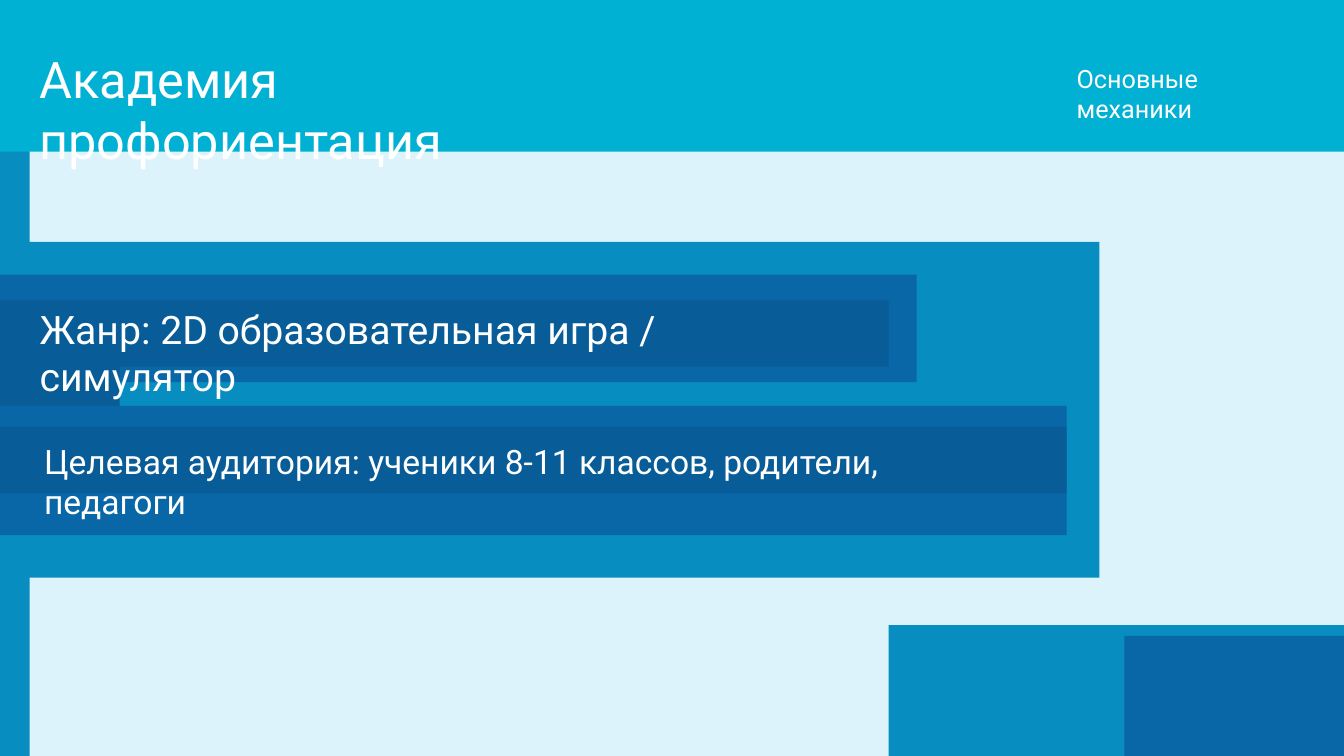
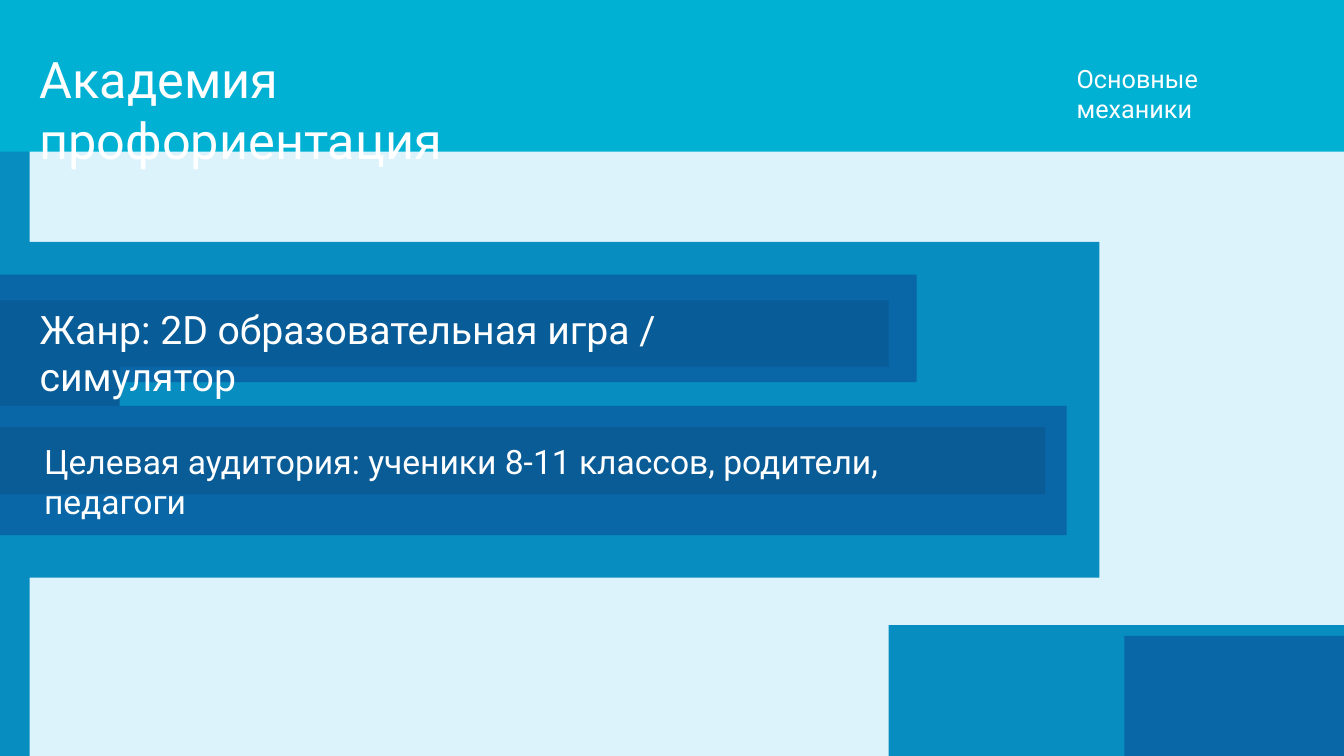
Before and after one commit to konopaty11/AcademyofCareerGuidance, a slide deck: slide 2 of Presentation/AcademyofCareerGuidance.pptx. Drawn at 1344x756 pixels with LibreOffice and Linux fonts; fonts in the diff are those of the drawing; background and template pictures are left out. Boxes give left, top, right and bottom in pixels: in the first picture for what was removed or moved away, otherwise in the second. Text is boxed around its words. In the diff, an @@ line names an element or a change of style, - is before the commit and + after.

Commit message:
Fixed presentation

```diff
--- a/Presentation/AcademyofCareerGuidance.pptx
+++ b/Presentation/AcademyofCareerGuidance.pptx
@@ rectangle: place and size @@
-rectangle at <box>0,426,1067,493</box>
+rectangle at <box>0,427,1046,495</box>
@@ rectangle at <box>0,427,1046,495</box>: fill #085C97 to #0A5C97 @@
```
